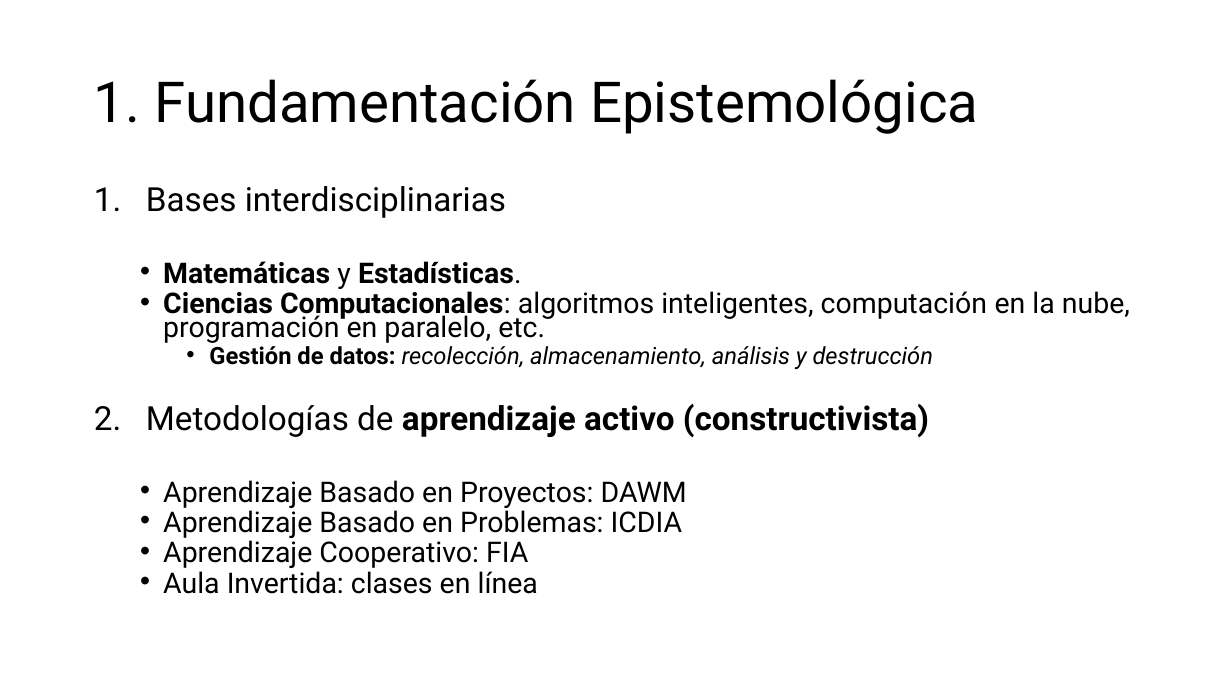
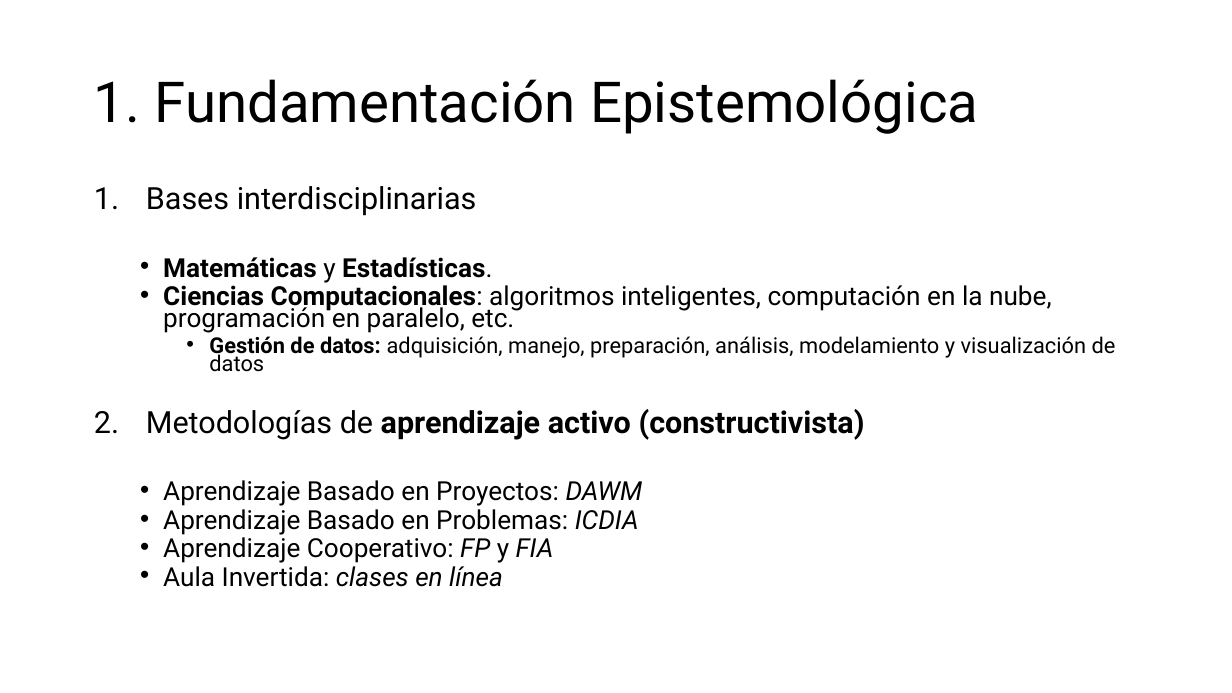
Before and after one commit to aavendan/cdia, a slide deck: slide 2 of 03 Presentación - CDIA.pptx. Drawn at 1232x693 pixels with LibreOffice and Linux fonts; fonts in the diff are those of the drawing. Boxes give left, top, right and bottom in pixels: in the first picture for what was removed or moved away, otherwise in the second. Text is boxed around its words. In the diff, an @@ line names an element or a change of style, - is before the commit and + after.

```diff
--- a/03 Presentación - CDIA.pptx
+++ b/03 Presentación - CDIA.pptx
@@ text at (x1=146, y1=186, x2=1052, y2=587): size 25.9 to 23.8 pt in "Bases interdisciplinarias", "Metodologías de aprendizaje activo (constructivista)"; size 22.2 to 20.4 pt in "Matemáticas y Estadísticas.", "Ciencias Computacionales: algoritmos inteligentes, computaci ...", "Aprendizaje Basado en Proyectos: DAWM", "Aprendizaje Basado en Problemas: ICDIA" and 1 more places; italic on in "DAWM", "ICDIA", "clases en línea" @@
@@ text at (x1=209, y1=332, x2=1116, y2=372): text changed; size 18.5 to 17 pt; italic off @@
-    • Gestión de datos: recolección, almacenamiento, análisis y destrucción
+    • Gestión de datos: adquisición, manejo, preparación, análisis, modelamiento y visualización de datos
@@ text at (x1=163, y1=533, x2=554, y2=563): text changed; size 22.2 to 20.4 pt @@
-  • Aprendizaje Cooperativo: FIA
+  • Aprendizaje Cooperativo: FP y FIA
```
Also in this commit, not shown: 9 other slides changed, 2 slides added.
